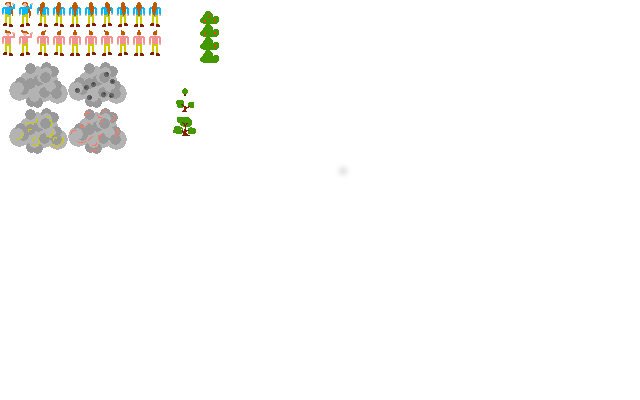
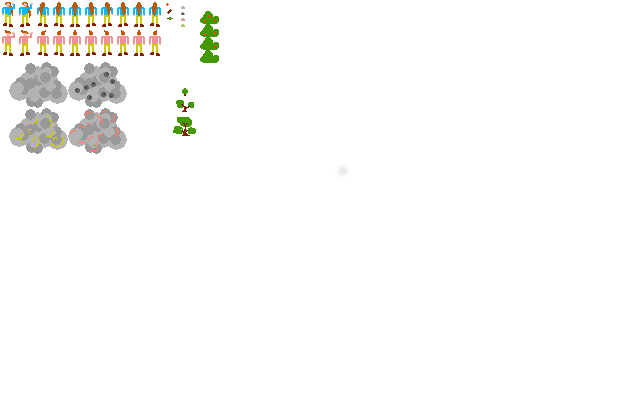
Revision of a layered 640×400 image; what changed, layer by layer:
painted on "Hintergrund" over 166, 3, 185, 27
